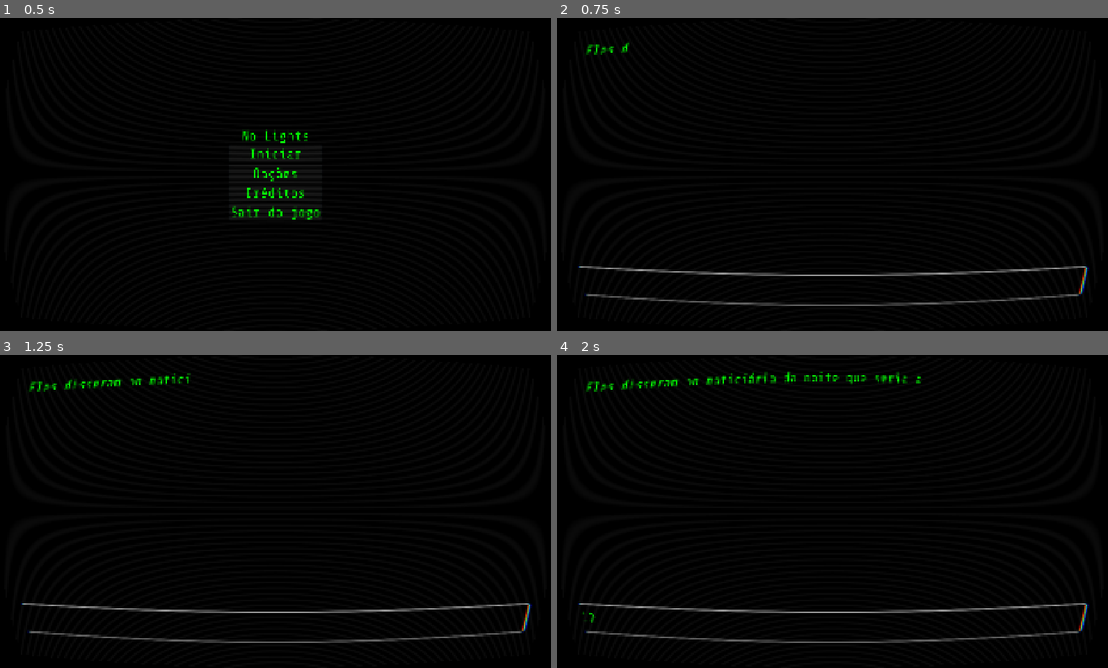
Above: before the commit, frames 1-4 (two rows, left to right).
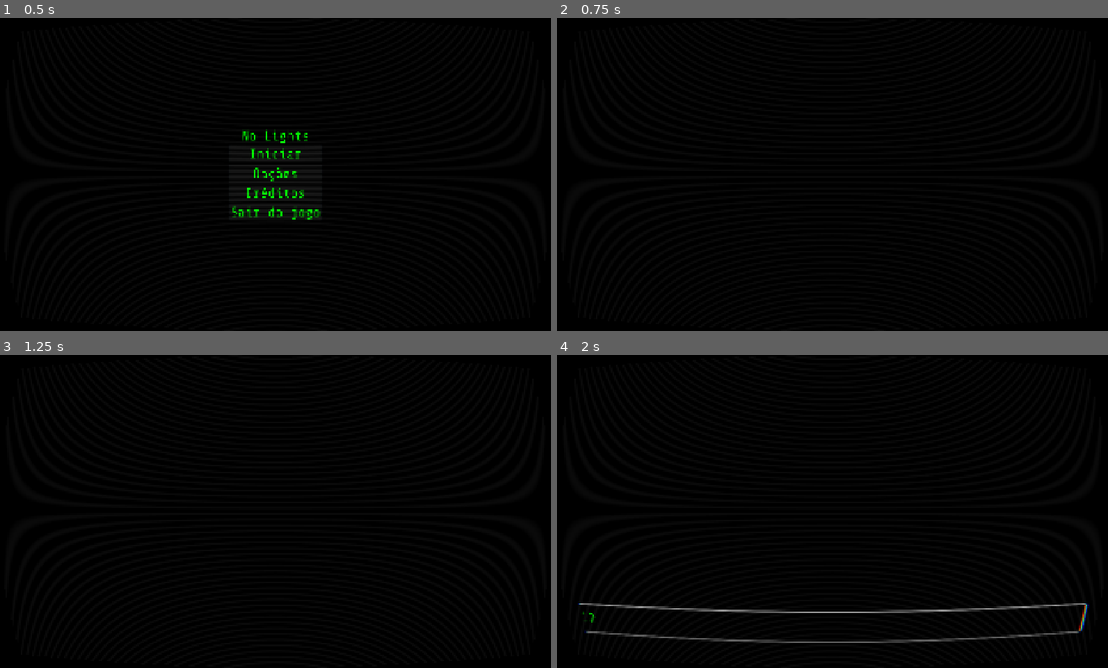
Above: after the commit, the same moments.

Repository: brenoASantana/no-lights
Game: Godot game, scene res://scenes/main_menu/main_menu.tscn
The game is run twice, just before and just after one commit, with the same random seed, the same clock (stepped at 60 frames per second) and the same inputs.
Inputs (mouse positions are in pixels of both pictures, inside the frame that each line leads up to):
- Up to frame 1 (0.5 s): no input
- Up to frame 2 (0.75 s): click "Iniciar" at 0.5 s
- Up to frame 3 (1.25 s): no input
- Up to frame 4 (2 s): click (832, 627) at 1.27 s; type "12" at 1.35 s

Frame 1 is identical in both runs. In frame 2, 1.6% of the frame differs, in the area x 3-97%, y 7-92%; in frame 3, 1.8%, in the area x 3-97%, y 5-92%; in frame 4, 0.8%.
Error after the commit: Invalid access to property or key 'introducao' on a base object of type 'Dictionary'. (res://scenes/terminal/terminalScreen.gd:12)

Commit message:
Add MoonDance-Regular font import configuration

Diff:
--- a/data/story.json
+++ b/data/story.json
@@ -1,34 +1,53 @@
 {
-	"introducao": [
-		"Eles disseram no noticiário da noite que seria apenas um eclipse incomum. Eles mentiram.",
-		"O relógio digital pisca 08:42 da manhã, mas pela janela, o céu é um oceano denso e infinito de piche.",
-		"O Sol não nasceu hoje. A luz simplesmente desistiu de existir.",
-		"O silêncio lá fora é absoluto. Não há som de pássaros, não há barulho de carros, não há vozes. Apenas o zumbido estático e verde deste monitor.",
-		"O breu tomou conta de tudo. Você tenta tatear o próprio rosto, mas não consegue ver suas próprias mãos.",
-		"A temperatura cai vertiginosamente. O ar fica pesado, apertando seus pulmões a cada suspiro."
-	],
-	"cenario_quarto": {
-		"descricao": "Um cômodo claustrofóbico. A única luz vem da estática deste terminal. Há uma porta, uma janela com o vidro trincado, e um pedaço de jornal caído no assoalho.",
-		"janela": "A janela está trancada por fora. Pela fresta do vidro trincado, um vento com cheiro de mato úmido entra no quarto. Foi por aqui que o jornal voou para dentro.",
-		"porta": "Uma porta de madeira maciça. Trancada. O trinco está congelado.",
-		"chao": "O assoalho de madeira range. O recorte de jornal parece estar sujo de uma terra negra e espessa."
+  "prologo": [
+	"O Sol não nasceu hoje. A luz simplesmente desistiu de existir...",
+    "A temperatura cai vertiginosamente. O ar fica pesado."
+  ],
+  "comodos": {
+	"quarto": {
+	  "descricao": "Um cômodo claustrofóbico. A única luz vem da estática deste terminal. Há uma porta, uma janela com o vidro trincado.",
+	  "olhar": {
+		"janela": "A janela está trancada por fora. Pela fresta, um vento com cheiro de mato úmido entra no quarto.",
+		"porta": "Uma porta de madeira maciça. Trancada. Tem uma fechadura antiga.",
+		"chao": "O assoalho de madeira range. O recorte de jornal parece estar sujo de terra."
+	  },
+	  "itens": {
+		"chave": {
+		  "texto": "Você tateia o rodapé e seus dedos batem em um metal pesado. Você pegou a Chave Enferrujada.",
+		  "event_sound": "pegar_chave"
+		},
+		"lanterna": {
+		  "texto": "Você abre a gaveta e encontra uma lanterna plástica. Está sem pilhas.",
+		  "event_sound": "pegar_plastico"
+		}
+	  },
+	  "documentos": {
+		"jornal": {
+		  "texto": "As autoridades pedem calma... (Ela com certeza ouviu você).",
+		  "event_sound": "whisper_matinta"
+		}
+	  },
+	  "interacoes": {
+		"porta": {
+		  "requer": "chave",
+		  "texto_sucesso": "Você insere a chave enferrujada. O trinco estala e a porta se abre rangendo, revelando a escuridão do corredor.",
+		  "event_sound": "porta_destrancando",
+		  "texto_falha": "A porta está trancada. Você precisa de algo para abrir isso."
+		}
+	  }
 	},
-	"itens_interativeis": {
-		"chave": "Você tateia o rodapé e seus dedos batem em um metal pesado. Você pegou a Chave Enferrujada.",
-		"lanterna": "Você abre a gaveta do terminal e encontra uma lanterna plástica. Está sem pilhas.",
-		"jornal": "Um recorte rasgado de um diário local antigo. O papel está úmido e as bordas rasgadas violentamente. Você pode tentar 'ler jornal'."
+	"corredor": {
+	  "descricao": "Um corredor longo e estreito. O papel de parede está descascando. Você pode ir para o 'banheiro', 'escritorio' ou 'sala'."
 	},
-	"documentos_lore": {
-		"jornal": {
-			"texto": "As autoridades pedem calma... (Ela com certeza ouviu você).",
-			"event_sound": "whisper_matinta"
-		},
-		"bilhete_comum": {
-			"texto": "Não esqueça de comprar pão."
-		}
+	"banheiro": {
+	  "descricao": "O cheiro de mofo é insuportável. O espelho está quebrado."
 	},
-	"eventos_dinamicos": {
-		"assobio_matinta": "De repente, um assobio extremamente agudo, longo e estridente corta a escuridão lá fora. Não é o vento. É humano, e ao mesmo tempo, não é. O som vibra nos seus dentes. A criatura está lá fora. E percebeu que você está aqui dentro."
+	"escritorio": {
+	  "descricao": "Livros espalhados pelo chão. Há um cofre enferrujado na parede."
 	},
-	"ajuda": "Comandos válidos: olhar [objeto], pegar [objeto], ler [documento]. Exemplo: 'olhar janela'."
+	"sala": {
+	  "descricao": "A porta da frente está logo ali. Mas há algo bloqueando a saída."
+	}
+  },
+  "ajuda": "Comandos válidos: olhar [objeto], pegar [objeto], ler [documento], usar [objeto] em [alvo]. Exemplo: 'pegar chave'."
 }
--- a/globals/system.gd
+++ b/globals/system.gd
@@ -11,6 +11,9 @@
 
 # O dicionario que vai guardar toda a historia do JSON
 var pages: Dictionary = { }
+
+var inventory: Array = []
+var current_room: String = "quarto" # O jogo sempre começa aqui
 
 
 func _ready() -> void:
--- a/scenes/terminal/terminalScreen.gd
+++ b/scenes/terminal/terminalScreen.gd
@@ -6,43 +6,30 @@
 
 
 func _ready() -> void:
-	# Manda o Autoload calar a boca, cortando o som do Menu
 	AudioGlobal.stop_music()
 	AudioGlobal.play_music(soundtrack)
 
-	# 1. Puxa toda a introdução do JSON juntando as frases com quebra de linha
 	var array_introducao = System.pages["introducao"]
 	var texto_completo = "\n".join(array_introducao)
 
-	# 2. Imprime a introdução e as instruções iniciais direto na tela
 	_print_terminal(texto_completo + "\n\nDigite 'olhar quarto' para começar ou 'ajuda' para comandos.")
-
-	# 3. Colocamos o foco automaticamente no campo de texto
 	$LineEdit.grab_focus()
 
 
-# O "= Callable()" significa que, se você não passar nada, ela assume que é vazio (não faz nada).
-func _print_terminal(new_Phrase: String, final_event: Callable = Callable()) -> void:
-	# Trava de Segurança: Se o jogador digitar um comando antes do texto atual terminar,
-	# nós "matamos" a animação antiga para a nova poder assumir a tela limpa.
+func _print_terminal(new_phrase: String, final_event: Callable = Callable()) -> void:
 	if actual_tween:
 		actual_tween.kill()
 
 	var initial_caracter = get_total_character_count()
-	append_text(new_Phrase)
+	append_text(new_phrase)
 	visible_characters = initial_caracter
 
-	# 2. Verifica qual é o novo total de letras na tela
 	var final_caracters = get_total_character_count()
-
-	# 3. Descobre exatamente quantas letras NOVAS precisamos animar
 	var new_letters_quant = final_caracters - initial_caracter
-
-	# 4. A mágica matemática: Tempo Total = Quantidade de Letras * Velocidade de 1 Letra
 	var calculated_time = float(new_letters_quant) * timer_per_letter
 
-	# Cria o motor e aplica o tempo dinâmico
-	var actual_tween = create_tween()
+	# CORREÇÃO: Sem o "var", agora ele atualiza a variável global corretamente!
+	actual_tween = create_tween()
 	actual_tween.tween_property(self, "visible_characters", get_total_character_count(), calculated_time)
 
 	if final_event.is_valid():
@@ -64,6 +51,15 @@
 			_process_action("olhar", object)
 		"pegar", "coletar":
 			_process_action("pegar", object)
+		"ler":
+			_process_action("ler", object)
+		"usar", "utilizar":
+			# O comando "usar" exige 3 palavras (ex: usar chave porta)
+			if words.size() >= 3:
+				var target = input.get_slice(" ", 2)
+				_process_interation(object, target)
+			else:
+				_print_terminal("Como usar? Formato correto: usar [item] [alvo]. (Ex: usar chave porta)")
 		_:
 			_print_terminal("Comando inválido. Digite 'ajuda' para comandos suportados.")
 
@@ -73,36 +69,82 @@
 		_print_terminal("O que você quer " + verb + "? Especifique um objeto (Ex: " + verb + " janela)")
 		return
 
-	if System.pages.has(verb) and System.pages[verb].has(object):
-		var awnser_text = System.pages[verb][object]
-		_print_terminal(awnser_text, AudioGlobal.play_music.bind("matinta_whisper"))
+	var room_data = System.pages["comodos"][System.current_room]
 
-		if object == "janela":
-			System.change_sanity(-10)
+	# 1. Define em qual "gaveta" do JSON do quarto atual nós vamos procurar
+	var category = ""
+	match verb:
+		"olhar", "investigar":
+			category = "olhar"
+		"pegar", "coletar":
+			category = "itens"
+		"ler":
+			category = "documentos"
 
+	# 2. Verifica se a gaveta existe e se o objeto que o jogador digitou está lá
+	if room_data.has(category) and room_data[category].has(object):
+		# Lógica exclusiva para o verbo "pegar"
+		if category == "itens":
+			if System.inventory.has(object):
+				_print_terminal("Você já pegou esse item. Ele está no seu inventário.")
+				return
+			System.inventory.append(object)
+
+		# Pega os dados do objeto (pode ser um texto simples ou um Dicionário com áudio)
+		var item_data = room_data[category][object]
+
+		if typeof(item_data) == TYPE_DICTIONARY:
+			var text_to_print = item_data["texto"]
+
+			if item_data.has("event_sound"):
+				var audio_file = load("res://assets/audio/" + item_data["event_sound"] + ".ogg")
+				_print_terminal(text_to_print, AudioGlobal.play_music.bind(audio_file))
+			else:
+				_print_terminal(text_to_print)
+
+		elif typeof(item_data) == TYPE_STRING:
+			_print_terminal(item_data)
+
+			# Lógica de evento hardcoded na action (como perder sanidade ao olhar a janela)
+			if verb == "olhar" and object == "janela":
+				System.change_sanity(-10)
 	else:
-		_print_terminal("Você não vê nenhum '" + object + "' aqui para " + verb + ".")
+		_print_terminal("Você não pode " + verb + " isso agora.")
 
 
-# Esta função "ouve" cada tecla que você aperta enquanto está no LineEdit
+func _process_interation(inventory_item: String, scenario_target: String) -> void:
+	var room_data = System.pages["comodos"][System.current_room]
+
+	if room_data.has("interacoes") and room_data["interacoes"].has(scenario_target):
+		var interaction_data = room_data["interacoes"][scenario_target]
+		var required_item = interaction_data["requer"]
+
+		if inventory_item == required_item and System.inventory.has(inventory_item):
+			# SUCESSO
+			if interaction_data.has("event_sound"):
+				var audio_file = load("res://assets/audio/" + interaction_data["event_sound"] + ".ogg")
+				_print_terminal(interaction_data["texto_sucesso"], AudioGlobal.play_music.bind(audio_file))
+			else:
+				_print_terminal(interaction_data["texto_sucesso"])
+
+			# ==========================================
+			# TODO: CÓDIGO DE TRANSIÇÃO DE CENA AQUI
+			# ==========================================
+
+		else:
+			# FALHA
+			_print_terminal(interaction_data["texto_falha"])
+	else:
+		_print_terminal("Não faz sentido usar isso aí.")
+
+
 func _on_line_edit_gui_input(event: InputEvent) -> void:
-	# Verifica se a tecla apertada foi o Enter ("ui_accept" é o nome padrão do Enter na Godot)
 	if event.is_action_pressed("ui_accept"):
-		# 1. Sequestramos o evento! Isso diz à Godot: "Eu já cuidei do Enter, não mude o foco e não faça mais nada!"
 		$LineEdit.accept_event()
-
-		# 2. Pegamos o texto e limpamos o campo na mesma hora
 		var command_typed = $LineEdit.text
 		$LineEdit.clear()
-
-		# 3. Fazemos a mesma limpeza de antes
-		var cleanAwnser = command_typed.to_lower().strip_edges()
-
-		if cleanAwnser == "":
+		var clean_awnser = command_typed.to_lower().strip_edges()
+		if clean_awnser == "":
 			return
-
-		# 4. Limpa a tela e imprime o comando
 		text = "> " + command_typed + "\n\n"
-
-		# 5. Roda a nossa lógica do jogo
-		_interpret_command(cleanAwnser)
+		_interpret_command(clean_awnser)
Not shown, added: assets/fonts/MoonDance-Regular.ttf.import
Not shown, changed: assets/.DS_Store
